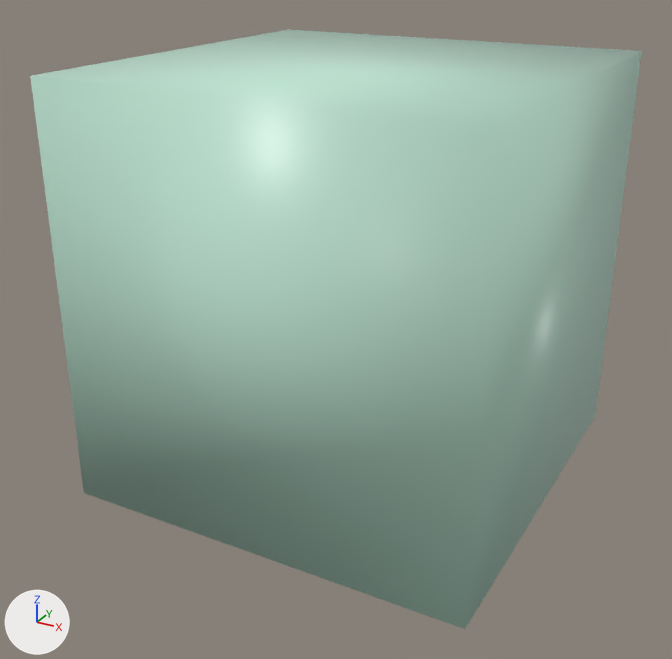
A saved change to the glTF model assets/cube.glb.
Both versions are drawn from a 50 mm lens placed at (1.96, -3.8, 1.58), pointed at (-0.05, -0.15, -0.25). Every picture has the same lights, and +X, +Y and +Z are marked at lower left. Vertices at the same position are counted once.
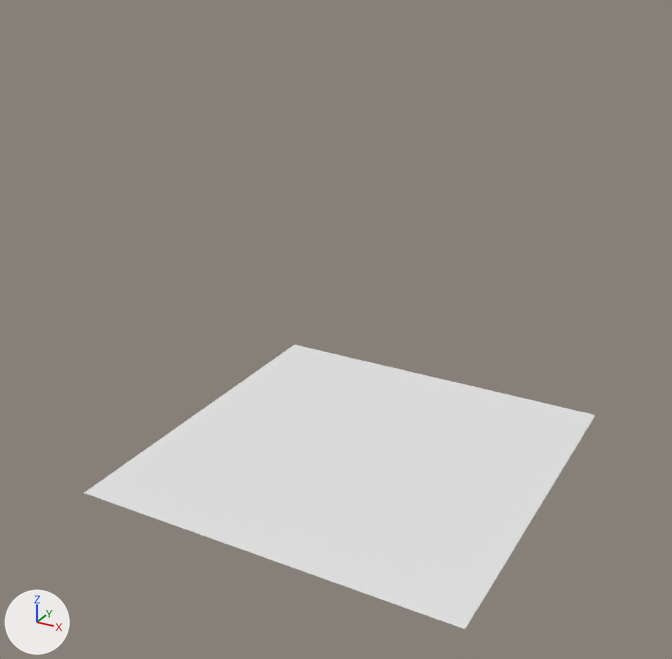
The newer file is also rescaled (x5.61), turned or shifted as a whole; pictures and numbers use the older file's frame.

Boxes [x1, y1, x2, y2] around the edits, measured in the pictures (672 x 659 px):
'Cube', reshaped (16% narrower, 52% shorter): before [30, 30, 642, 629]; after [84, 345, 595, 629]
part 1 of me_cube, cut back: before [30, 30, 642, 629]; after [84, 345, 595, 629]

The change in detail:
me_cube is used by ob_cube; location (0.0, 0.0, 0.0).
me_cube had 8 vertices, 12 faces and spanned x -1.0..1.0, y -1.0..1.0, z -1.0..1.0.
me_cube no longer uses material mat_material (green #c1e7d5).
me_cube now has 4 vertices, 2 faces and spans x -1.0..1.0, y -1.0..1.0, z -1.0.
Part 1, on me_cube:
4 vertices are removed from x -1.0..1.0, y -1.0..1.0, z 1.0.
12 faces are deleted.
2 new faces join them.
me_cube part 2: the surface is now shaded flat.
